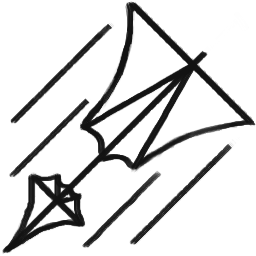
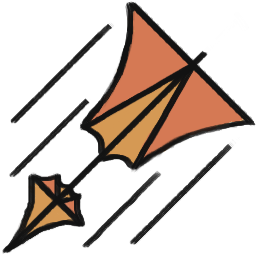
Layered file, before and after one edit (256x256). Changes by layer:
added layer "Paint Layer 3" above "Paint Layer 2" over [16, 9, 245, 235]
painted on "Paint Layer 2" over [16, 9, 245, 235]